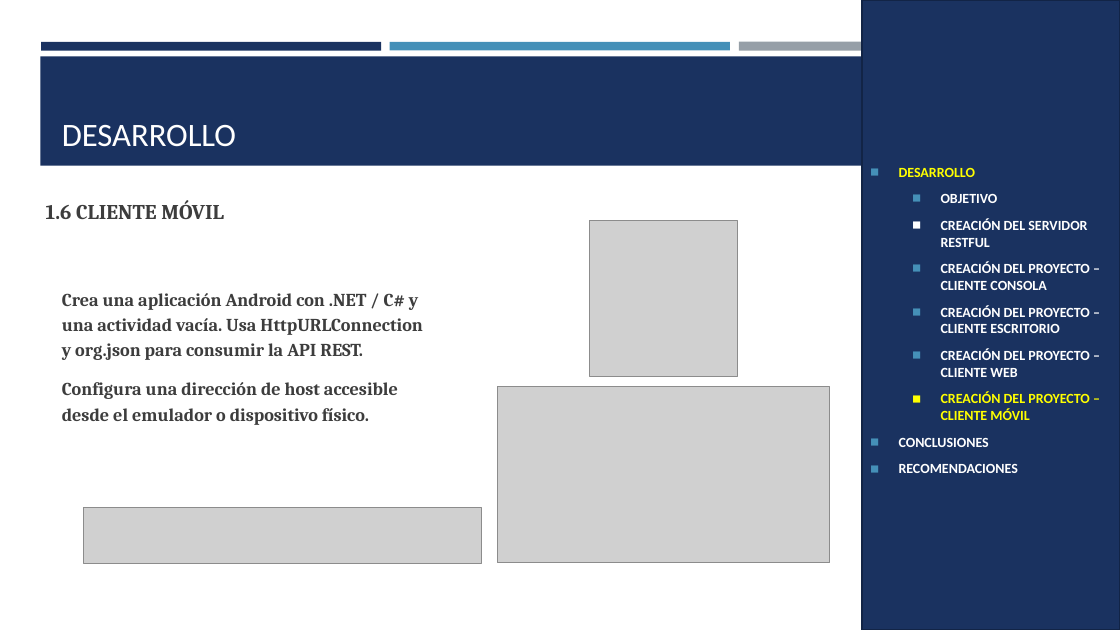
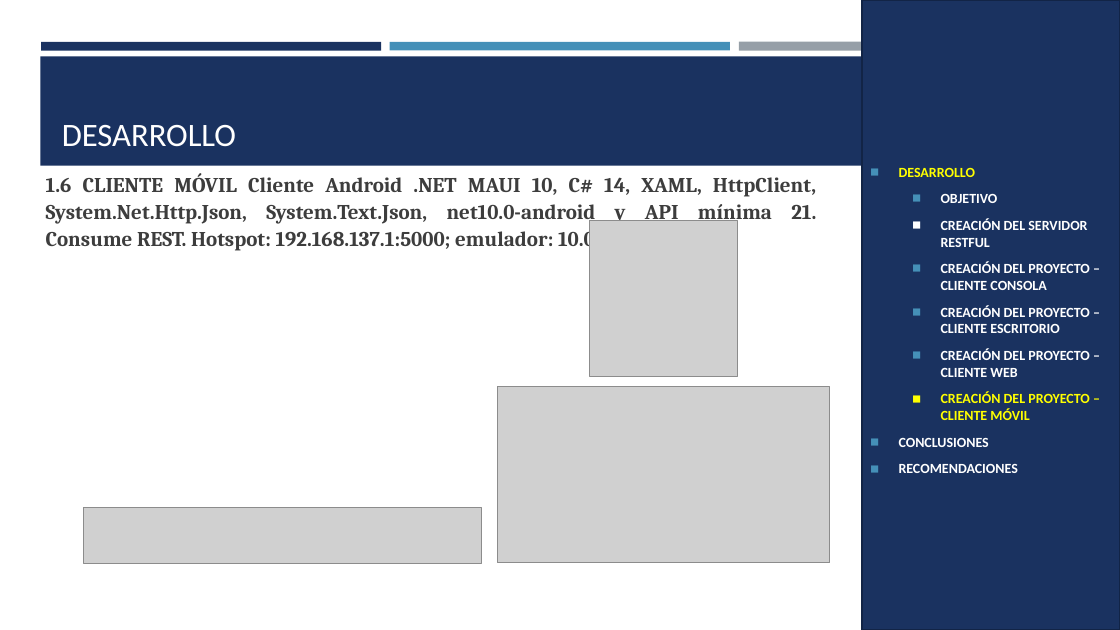
Before and after one commit to JulioViche/u1-sw-arch, a slide deck: slide 24 of TI.1.4. PAO202651_RESTFUL_DOTNET_SINBDD_NRC36884_GR09/05. DOCUMENTACION/CONVUNI_RESTFUL_DOTNET_GR09.pptx. Drawn at 1120x630 pixels with LibreOffice and Linux fonts; fonts in the diff are those of the drawing; grey boxes stand for pictures. Boxes give left, top, right and bottom in pixels: in the first picture for what was removed or moved away, otherwise in the second. Text is boxed around its words. In the diff, an @@ line names an element or a change of style, - is before the commit and + after.

Commit message:
docs(dotnet): corregir stack MAUI y servicios

```diff
--- a/TI.1.4. PAO202651_RESTFUL_DOTNET_SINBDD_NRC36884_GR09/05. DOCUMENTACION/CONVUNI_RESTFUL_DOTNET_GR09.pptx
+++ b/TI.1.4. PAO202651_RESTFUL_DOTNET_SINBDD_NRC36884_GR09/05. DOCUMENTACION/CONVUNI_RESTFUL_DOTNET_GR09.pptx
@@ text at [46, 173, 816, 252]: text changed @@
-1.6 CLIENTE MÓVIL
+1.6 CLIENTE MÓVIL Cliente Android .NET MAUI 10, C# 14, XAML, HttpClient, System.Net.Http.Json, System.Text.Json, net10.0-android y API mínima 21. Consume REST. Hotspot: 192.168.137.1:5000; emulador: 10.0.2.2:5000.
@@ text removed at [62, 293, 422, 425] @@
-Crea una aplicación Android con .NET / C# y una actividad vacía. Usa HttpURLConnection y org.json para consumir la API REST.
-Configura una dirección de host accesible desde el emulador o dispositivo físico.
```
Also in this commit, not shown: 13 other slides changed, 18 other files.
